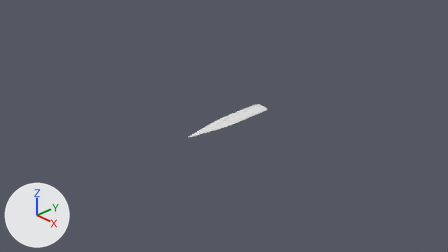
What one commit did to the Blender file sword3.blend.
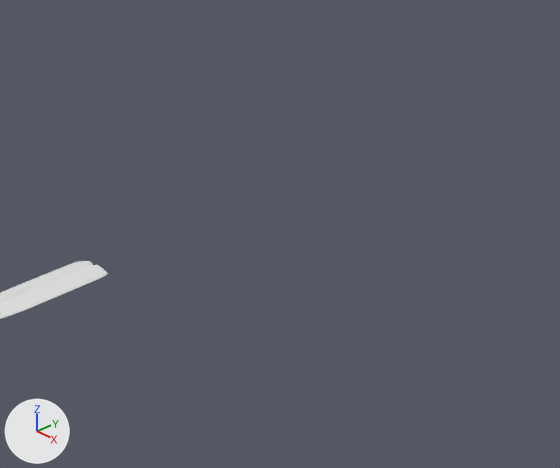
Old and new are each drawn from the file's camera 'Camera' and again close up on the part from 50% to 100% of the width and 0% to 74% of the height. The axes (+X, +Y, +Z) are drawn at lower left. The lights are the same throughout.

Script lines for the objects in view, before the commit:
```python
me_cube = bpy.data.meshes.new('Cube')
me_cube.from_pydata(...)  # 22 vertices, 22 faces; spans x -1.0..1.0, y -1.0..1.0, z -0.82..0.82
me_cube.materials.append(mat_material)  # white #e7e7e7
ob_cube = bpy.data.objects.new('Cube', me_cube)
ob_cube.location = (0.0, 0.0, 0.0)
ob_cube.scale = (0.18, 1.0, 0.06)
_m = ob_cube.modifiers.new('Subdivision', 'SUBSURF')
_m.subdivision_type = 'SIMPLE'
_m.levels = 3
_m.render_levels = 3
_m = ob_cube.modifiers.new('Subdivision.001', 'SUBSURF')
_m.render_levels = 1
```
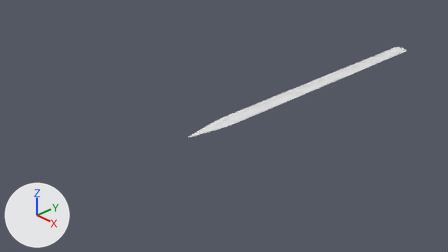
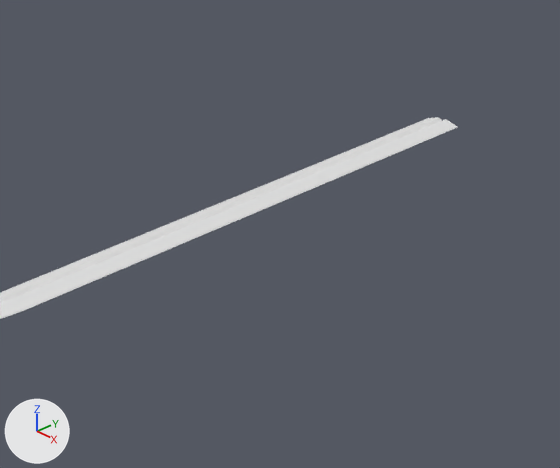
Location of each change, (x1, y1, x2, y2) in pixels of the close-ups (560 x 468 px; the box of a moved part takes in the faces that stretch with it):
```json
{"object": "Cube", "change": "reshaped", "before": [0, 261, 108, 319], "after": [0, 117, 457, 319]}
{"part": 1, "of": "me_cube", "change": "moved or reshaped", "before": [79, 261, 108, 275], "after": [93, 117, 457, 268]}
```

The change, as JSON lines over the scene's bpy script:
```json
{"block": "me_cube", "where": "# used by ob_cube; location = (0.0, 0.0, 0.0); scale = (0.18, 1.0, 0.06)"}
{"op": "remove", "block": "me_cube", "code": "me_cube.from_pydata(...)  # 22 vertices, 22 faces; spans x -1.0..1.0, y -1.0..1.0, z -0.82..0.82"}
{"op": "add", "block": "me_cube", "code": "me_cube.from_pydata(...)  # 27 vertices, 22 faces; spans x -1.0..1.0, y -1.0..5.8, z -0.82..0.82"}
{"block": "me_cube", "change": "me_cube part 1"}
{"block": "me_cube", "change": "3 vertices are removed from x -0.21..0.21, y 1.0, z 0.0"}
{"block": "me_cube", "change": "8 faces are deleted"}
{"block": "me_cube", "change": "8 new vertices lie (0.0, 4.8, 0.0) away from vertices in x -1.0..1.0, y 1.0, z -0.8..0.8"}
{"block": "me_cube", "change": "8 new faces join them"}
```
